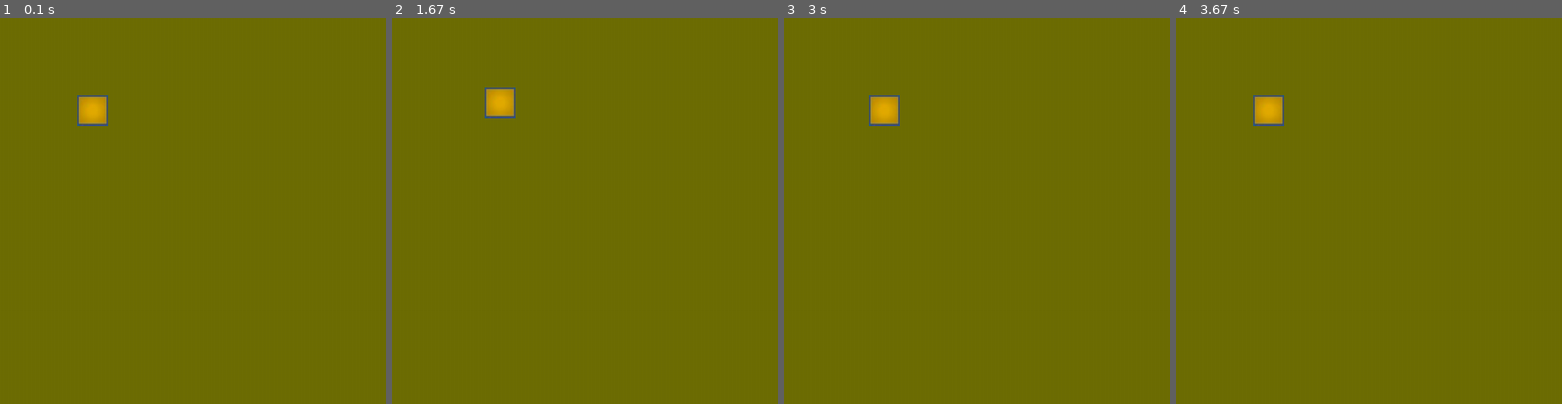
Above: before the commit, frames 1-4 (left to right).
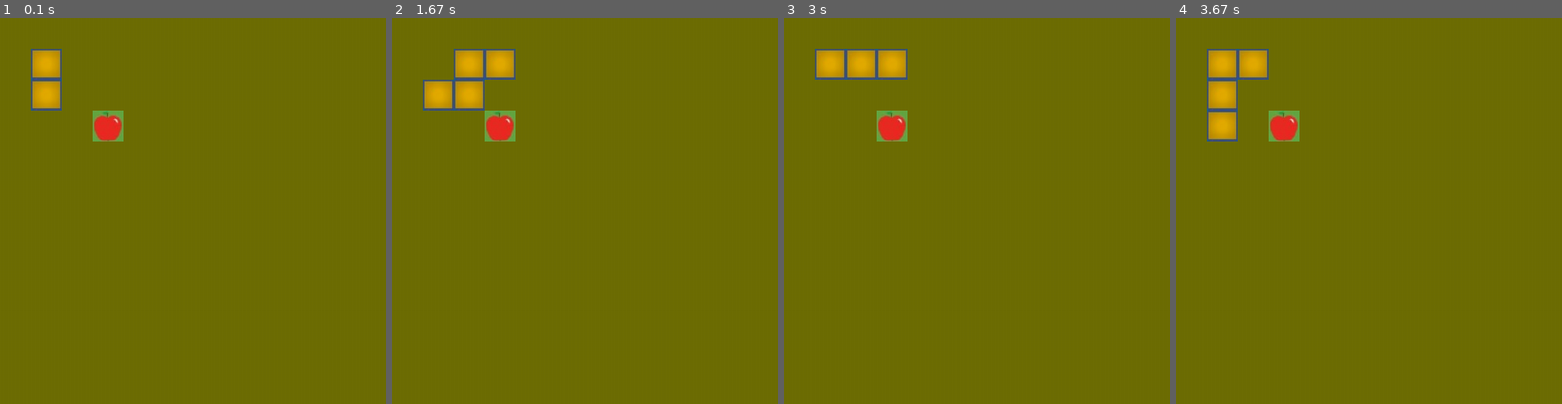
Above: after the commit, the same moments.

Repository: Arjun1425/Snake_game_using_Pygame
Game: pygame game, started from main.py
Same seed, same stepped clock (60 frames per second), same inputs: the game is played once before the commit and once after it.
Inputs:
- Up to frame 1 (0.1 s): no input
- Up to frame 2 (1.67 s): hold Right 0.33-0.8 s; hold Up 0.83-1.18 s; hold Right from 1.22 s (still down)
- Up to frame 3 (3 s): release Right at 1.82 s; hold Left 1.85-2.62 s; hold Down from 2.65 s (still down)
- Up to frame 4 (3.67 s): release Down at 3.62 s; hold Left from 3.65 s (still down)
The pictures show only the part of the screen within x 0-50%, y 0-50%; the shares and areas given below are measured in that part.
The window is 450x450 before the commit and 900x900 after it. Grey fills any space a smaller window leaves; there, only what the larger window draws over its background counts as a difference.

The runs differ from the first frame. In frame 1, 2.4% of the frame differs, in the area x 8-32%, y 8-32%; in frame 2, 3.7%; in frame 3, 3.0%; in frame 4, 3.7%.

Commit message:
Draw snake and apple

Diff:
--- a/main.py
+++ b/main.py
@@ -1,15 +1,22 @@
 import pygame
 from pygame.locals import *
+import time
 
 class Game:
 
     def __init__(self):
         pygame.init()
-        self.surface = pygame.display.set_mode((500,500))
+        self.surface = pygame.display.set_mode((1000,1000))
         self.surface.fill((110,110,5))
         self.snake = Snake(self.surface)
         self.snake.generate_snake()
+        self.apple = Apple(self.surface)
+        self.apple.generate_apple()
         self.run()
+
+    def play(self):
+        self.snake.walk()
+        self.apple.generate_apple()
 
     def run(self):
         running = True
@@ -32,34 +39,70 @@
                     elif event.key == K_LEFT:
                         self.snake.move_left()
 
+            self.play()
+            time.sleep(0.5)
+
+size = 40
+
 class Snake:
 
-    def __init__(self, new_surface):
+    def __init__(self, new_surface, length=4):
+        self.length = length
         self.new_surface = new_surface
         self.snake = pygame.image.load("resources/block.jpg").convert()
-        self.snake_x = 100
-        self.snake_y = 100
+        self.snake_x = [size]*length
+        self.snake_y = [size]*length
+        self.direction = 'down'
 
     def generate_snake(self):
         self.new_surface.fill((110,110,5))
-        self.new_surface.blit(self.snake, (self.snake_x,self.snake_y))
+        for i in range(self.length):
+            self.new_surface.blit(self.snake, (self.snake_x[i] ,self.snake_y[i]))
         pygame.display.flip()
 
     def move_up(self):
-        self.snake_y -= 10
+        self.direction = 'up'
+
+    def move_down(self):
+        self.direction = 'down'
+
+    def move_right(self):
+        self.direction = 'right'
+
+    def move_left(self):
+        self.direction = 'left'
+
+    def walk(self):
+
+        for i in range(self.length - 1, 0, -1):
+            self.snake_x[i] = self.snake_x[i-1]
+            self.snake_y[i] = self.snake_y[i-1]
+
+        if self.direction == 'up':
+            self.snake_y[0] -= size
+
+        elif self.direction == 'down':
+            self.snake_y[0] += size
+
+        elif self.direction == 'right':
+            self.snake_x[0] += size
+
+        elif self.direction == 'left':
+            self.snake_x[0] -= size
         self.generate_snake()
 
-    def move_down(self):
-        self.snake_y += 10
-        self.generate_snake()
+class Apple:
 
-    def move_right(self):
-        self.snake_x += 10
-        self.generate_snake()
+    def __init__(self, new_surface):
+        self.apple = pygame.image.load("resources/apple.jpg").convert()
+        self.new_surface = new_surface
+        self.apple_x =  size*3
+        self.apple_y =  size*3
 
-    def move_left(self):
-        self.snake_x -= 10
-        self.generate_snake()
+    def generate_apple(self):
+        self.new_surface.blit(self.apple, (self.apple_x ,self.apple_y))
+        pygame.display.flip()
+
 
 if __name__ == '__main__':
     game = Game()
Not shown, changed: main.ipynb
